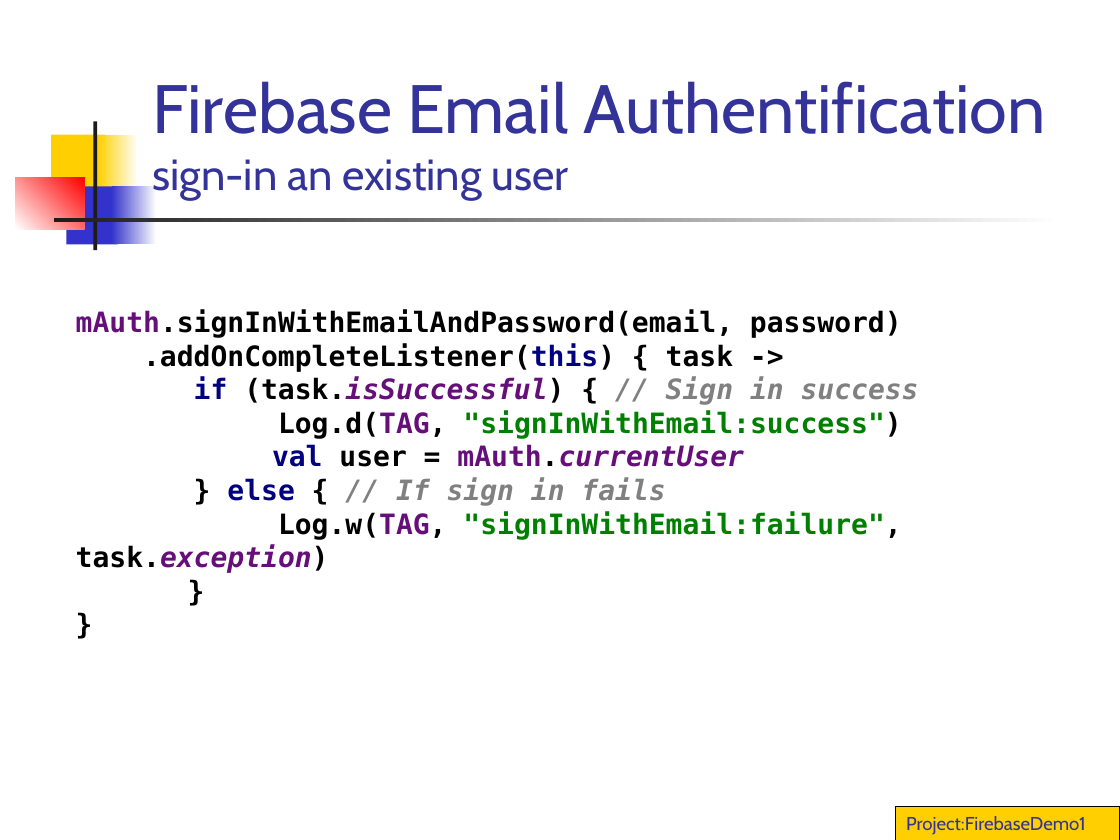
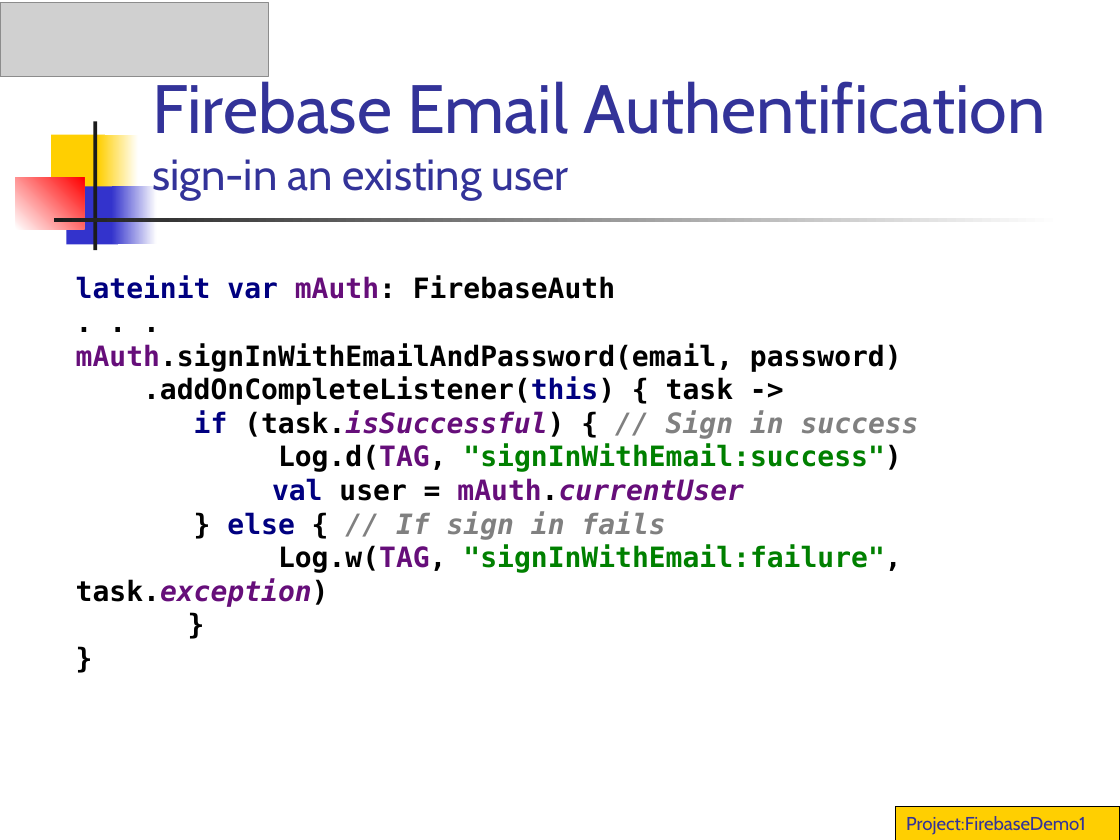
Before and after one commit to vmandro/Prednasky, a slide deck: slide 40 of 12/12_Android.ppt (slide 35 before the commit). Drawn at 1120x840 pixels with LibreOffice and Linux fonts; fonts in the diff are those of the drawing; grey boxes stand for pictures. Boxes give left, top, right and bottom in pixels: in the first picture for what was removed or moved away, otherwise in the second. Text is boxed around its words. In the diff, an @@ line names an element or a change of style, - is before the commit and + after.

```diff
--- a/12/12_Android.ppt
+++ b/12/12_Android.ppt
@@ picture added at <box>0,2,269,76</box> @@
@@ text "lateinit var mAuth: FirebaseAuth . ...": place and size @@
-text "lateinit var mAuth: FirebaseAuth . ..." at <box>76,309,919,573</box>
+text "lateinit var mAuth: FirebaseAuth . ..." at <box>76,276,919,607</box>
@@ text at <box>76,276,615,299</box>: paragraph added @@
+lateinit var mAuth: FirebaseAuth
+. . .
```
Also in this commit, not shown: 24 other slides changed, 6 slides added, 1 slide removed, 1 other file.
